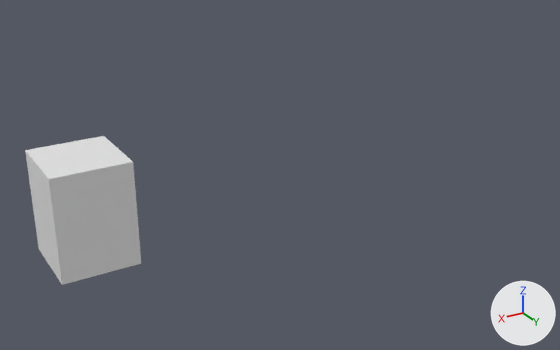
The OBJ model Assets/Hitboxes/Intro_Tunnel/Cubicle.obj as it was, and as the next commit left it.
Both versions are drawn from a 50 mm camera at (3.34, 19.89, 6.76) aimed at (-4.07, 7.54, 0.59). The axes (+X, +Y, +Z) are drawn at lower right. The lights are the same throughout. Where no turn or scale is listed for an object, it has been applied to the vertices.
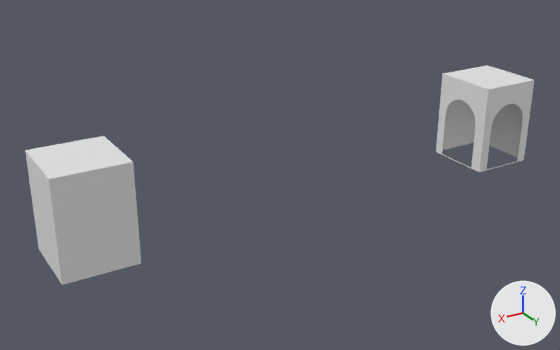
What differs and where, as boxes (x1, y1, x2, y2) in the pictures (560 x 350 px):
```json
{"object": "Box.003", "change": "added", "after": [436, 65, 534, 172]}
```

Scene script edits in JSON lines:
```json
{"op": "add", "block": "me_box_003", "code": ["me_box_003 = bpy.data.meshes.new('Box.003')", "me_box_003.from_pydata(...)  # 81 vertices, 109 faces; spans x -10.09..-8.69, y 7.04..8.48, z -0.02..1.9"]}
{"op": "add", "block": "ob_box_003", "code": ["ob_box_003 = bpy.data.objects.new('Box.003', me_box_003)", "ob_box_003.location = (0.0, 0.0, 0.0)"]}
```
